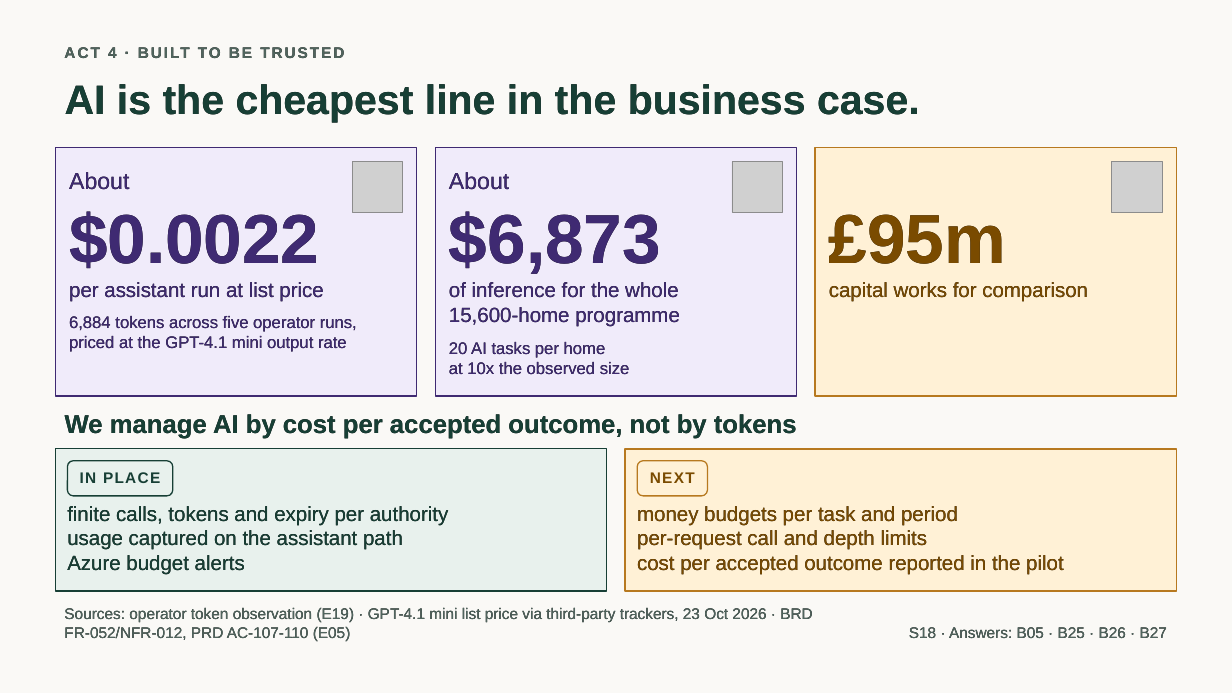
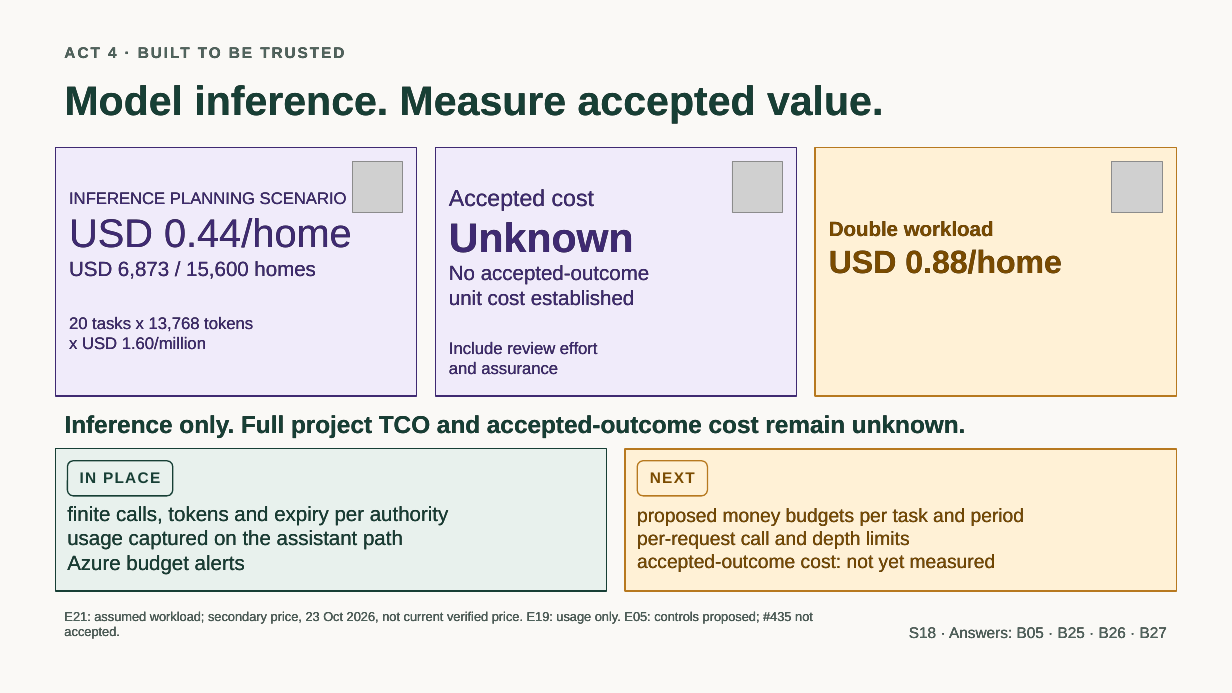
Before and after one commit to jmservera/ama, a slide deck: slide 21 of docs/capstone/deck/zava-forward-cowork-v2-draft.pptx. Drawn at 1232x693 pixels with LibreOffice and Linux fonts; fonts in the diff are those of the drawing; grey boxes stand for pictures. Boxes give left, top, right and bottom in pixels: in the first picture for what was removed or moved away, otherwise in the second. Text is boxed around its words. In the diff, an @@ line names an element or a change of style, - is before the commit and + after.

```diff
--- a/docs/capstone/deck/zava-forward-cowork-v2-draft.pptx
+++ b/docs/capstone/deck/zava-forward-cowork-v2-draft.pptx
@@ text at (65, 85, 883, 124): text changed @@
-AI is the cheapest line in the business case.
+Model inference. Measure accepted value.
@@ text at (69, 192, 352, 279): text changed; size 16 to 13 pt @@
-About
-$0.0022
-per assistant run at list price
+INFERENCE PLANNING SCENARIO
+USD 0.44/home
+USD 6,873 / 15,600 homes
@@ text at (449, 189, 649, 306): text changed @@
-About
-$6,873
-of inference for the whole
-15,600-home programme
+Accepted cost
+Unknown
+No accepted-outcome
+unit cost established
@@ text at (829, 221, 1062, 274): text changed; bold on @@
-£95m
-capital works for comparison
+Double workload
+USD 0.88/home
@@ text at (69, 317, 253, 350): text changed @@
-6,884 tokens across five operator runs, priced at the GPT-4.1 mini output rate
+20 tasks x 13,768 tokens
+x USD 1.60/million
@@ text at (449, 342, 598, 375): text changed @@
-20 AI tasks per home
-at 10x the observed size
+Include review effort
+and assurance
@@ text at (65, 415, 965, 438): text changed; size 20 to 19 pt @@
-We manage AI by cost per accepted outcome, not by tokens
+Inference only. Full project TCO and accepted-outcome cost remain unknown.
@@ text at (637, 508, 1024, 526): text changed; size 16 to 15 pt @@
-money budgets per task and period
+proposed money budgets per task and period
@@ text at (637, 531, 910, 549): size 16 to 15 pt in "per-request call and depth limits" @@
@@ text at (637, 554, 996, 572): text changed; size 16 to 15 pt @@
-cost per accepted outcome reported in the pilot
+accepted-outcome cost: not yet measured
@@ text at (64, 611, 813, 639): text changed; size 12 to 10 pt @@
-Sources: operator token observation (E19) · GPT-4.1 mini list price via third-party trackers, 23 Oct 2026 · BRD FR-052/NFR-012, PRD AC-107-110 (E05)
+E21: assumed workload; secondary price, 23 Oct 2026, not current verified price. E19: usage only. E05: controls proposed; #435 not accepted.
```
Also in this commit, not shown: 31 other slides changed, 24 other files.
